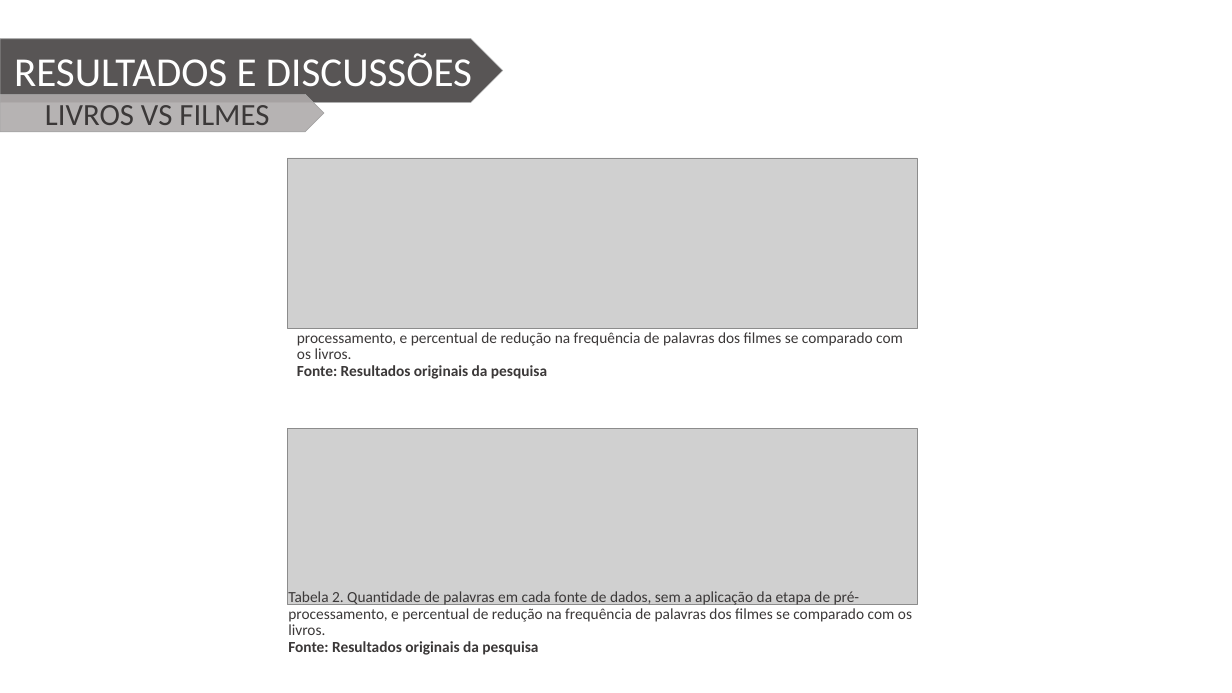
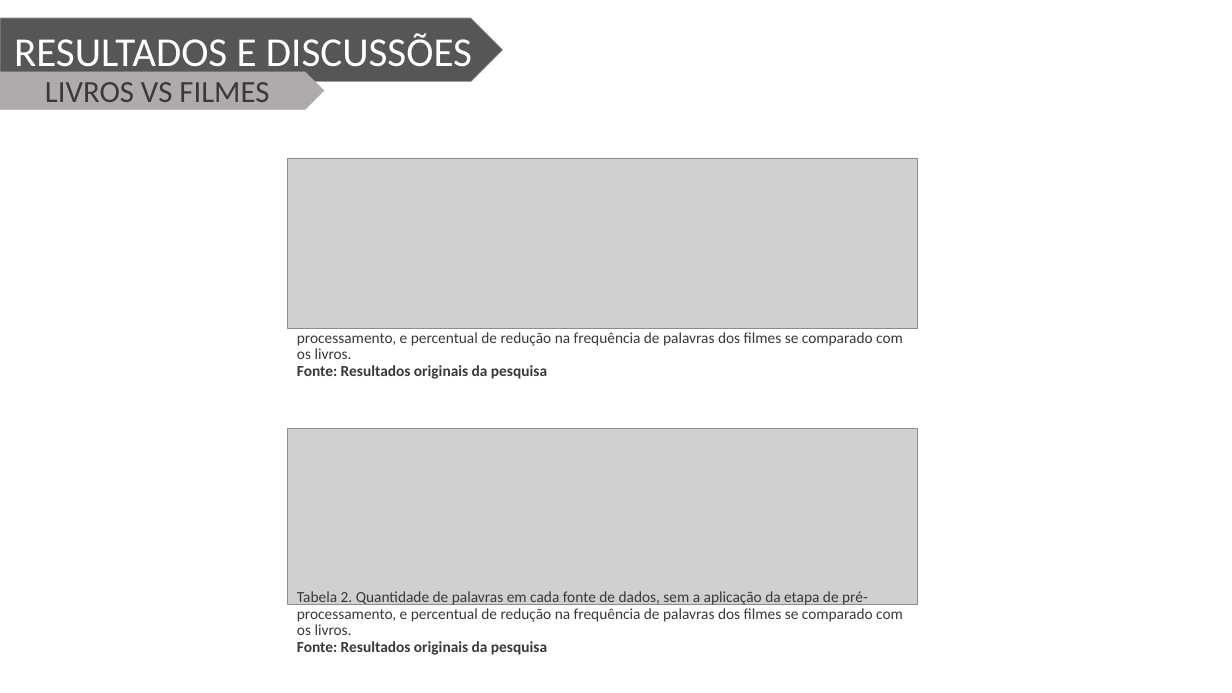
Before and after one commit to Wiryco/Natural-Language-Analysis-And-Processing, a slide deck: slide 11 of Apresentação/Apresentação TCC - Vinícius Andrade Lopes.pptx. Drawn at 1232x693 pixels with LibreOffice and Linux fonts; fonts in the diff are those of the drawing; grey boxes stand for pictures; background and template pictures are left out. Boxes give left, top, right and bottom in pixels: in the first picture for what was removed or moved away, otherwise in the second. Text is boxed around its words. In the diff, an @@ line names an element or a change of style, - is before the commit and + after.

Commit message:
Ajustes apresentação - Redução de textos

```diff
--- a/Apresentação/Apresentação TCC - Vinícius Andrade Lopes.pptx
+++ b/Apresentação/Apresentação TCC - Vinícius Andrade Lopes.pptx
@@ pentagon arrow "RESULTADOS E DISCUSSÕES": place and size @@
-pentagon arrow "RESULTADOS E DISCUSSÕES" at <box>0,39,503,103</box>
+pentagon arrow "RESULTADOS E DISCUSSÕES" at <box>0,18,503,81</box>
@@ pentagon arrow "LIVROS VS FILMES": place and size @@
-pentagon arrow "LIVROS VS FILMES" at <box>0,94,324,132</box>
+pentagon arrow "LIVROS VS FILMES" at <box>0,72,324,110</box>
@@ pentagon arrow "LIVROS VS FILMES" at <box>0,72,324,110</box>: fill #AFABAB at 90% opacity to #AFABAB @@
@@ text "Tabela 2. Quantidade de palavras ..." rewrapped from <box>288,591,912,655</box> to <box>297,591,903,655</box> @@
```
Also in this commit, not shown: 10 other slides changed.
